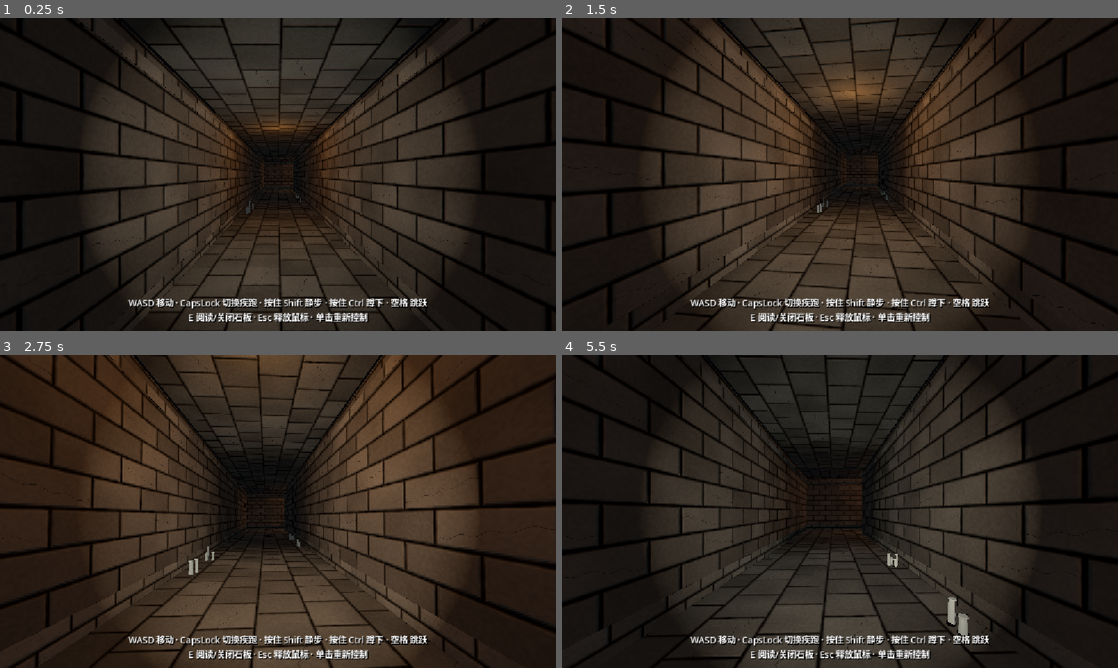
Above: before the commit, frames 1-4 (two rows, left to right).
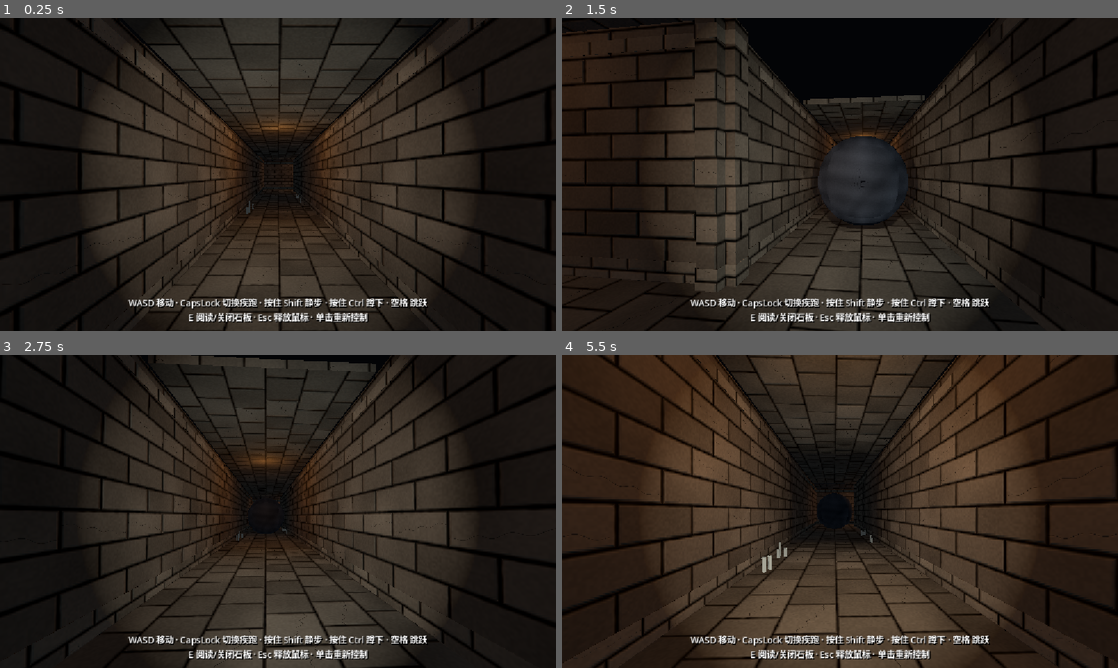
Above: after the commit, the same moments.

Repository: Baron0224/Three-Feet-Under
Game: Godot game, scene res://tomb_corridor.tscn
The game is run twice, just before and just after one commit, with the same random seed, the same clock (stepped at 60 frames per second) and the same inputs.
Inputs (mouse positions are in pixels of both pictures, inside the frame that each line leads up to):
- Up to frame 1 (0.25 s): no input
- Up to frame 2 (1.5 s): tap Enter at 0.5 s; move the mouse to (867, 174) at 0.52 s; press the mouse at (867, 174) at 0.53 s; hold W (move_forward) from 0.53 s (still down); tap Space (jump) at 0.77 s; move the mouse to (812, 174) at 1.27 s; release the mouse at (812, 174) at 1.28 s; tap Ctrl (crouch) at 1.35 s
- Up to frame 3 (2.75 s): keep holding W (move_forward); tap Space (jump) at 1.52 s; move the mouse to (289, 505) at 2.02 s; hold E (interact) from 2.03 s (still down)
- Up to frame 4 (5.5 s): keep holding W (move_forward); move the mouse to (834, 517) at 2.77 s; release E (interact) at 2.78 s; tap Shift (sneak) at 2.85 s; click (834, 517) at 2.92 s; tap Space (jump) at 3.02, 3.77, 4.52 s; move the mouse to (878, 514) at 3.52 s; press the mouse at (878, 514) at 3.53 s; move the mouse to (795, 508) at 4.27 s; release the mouse at (795, 508) at 4.28 s; tap Ctrl (crouch) at 4.35 s; move the mouse to (845, 511) at 5.02 s; hold E (interact) from 5.03 s (still down); click (845, 511) at 5.17 s

The runs differ from the first frame. In frame 1, 1.4% of the frame differs, in the area x 2-87%, y 0-100%; in frame 2, 32%; in frame 3, 41%, in the area x 0-100%, y 0-100%; in frame 4, 40%.

Commit message:
fix west boulder trap: move to player stand, slide hatch, working drop/roll
- Relocate trap root to (-28,0,-76.5) where test spawn stands
- Replace dual downward flaps with one sideways-sliding ceiling panel
- Drive drop+roll in _physics_process on Node3D (no stuck AnimatableBody)
- Rest/block at west corner; crush+respawn+quake kept

Diff:
--- a/three-feet-under/rolling_boulder_trap.gd
+++ b/three-feet-under/rolling_boulder_trap.gd
@@ -1,35 +1,39 @@
 @tool
 extends Node3D
 
-## West Corridor05 Floor003 rolling boulder: hatch opens, boulder drops+rolls E->W, seals west corner.
+## West Corridor05 Floor003 rolling boulder trap.
+## One sideways-sliding ceiling hatch -> boulder drops -> rolls E->W -> blocks west corner.
+## Must sit under unscaled tomb_corridor root (WestWing is x1.5).
 
 @export var corridor_width := 4.5
 @export var boulder_radius := 1.75
 @export var ceiling_height := 4.8
-@export var hatch_length := 5.0
-@export var panel_thickness := 0.16
+@export var hatch_length := 5.5
+@export var hatch_width := 4.3
+@export var panel_thickness := 0.18
 @export var drop_local_x := 0.0
-@export var rest_local_x := -28.5
-@export var trigger_local_x := -4.5
-@export var trigger_size := Vector3(4.5, 2.4, 4.2)
-@export var open_degrees := 105.0
-@export var open_speed := 140.0
-@export var drop_delay := 0.15
-@export var fall_speed := 18.0
-@export var roll_speed := 11.0
-@export var roll_spin_deg := 220.0
-@export var shake_drop_amp := 0.14
-@export var shake_roll_amp := 0.07
-@export var shake_drop_seconds := 0.55
+@export var rest_local_x := -26.5
+@export var trigger_local_x := 0.0
+@export var trigger_size := Vector3(4.0, 2.4, 4.0)
+@export var slide_distance := 4.6
+@export var slide_seconds := 0.55
+@export var drop_delay := 0.08
+@export var fall_seconds := 0.55
+@export var roll_speed := 12.0
+@export var roll_spin_deg := 240.0
+@export var shake_drop_amp := 0.16
+@export var shake_roll_amp := 0.08
+@export var shake_drop_seconds := 0.6
 @export var respawn_path: NodePath = NodePath("../BoulderTrapRespawn")
 @export var prompt_path: NodePath
 @export var respawn_cooldown := 0.9
 @export var disable_ceiling_path: NodePath = NodePath("../WestWing/Corridor05/Ceiling003")
 
 var _triggered := false
-var _opening := false
-var _open_t := 0.0
+var _sliding := false
+var _slide_t := 0.0
 var _dropping := false
+var _drop_t := 0.0
 var _rolling := false
 var _resting := false
 var _respawn_busy := false
@@ -38,32 +42,37 @@
 var _player: Node3D
 var _player_cam: Camera3D
 var _cam_base := Vector3.ZERO
-var _built := false
 var _rebuild_queued := false
 var _boot_done := false
 var _build_gen := 0
+
 var _trigger: Area3D
-var _north_panel: Node3D
-var _south_panel: Node3D
-var _north_body: StaticBody3D
-var _south_body: StaticBody3D
-var _boulder: AnimatableBody3D
+var _hatch: Node3D
+var _hatch_body: StaticBody3D
+var _hatch_base := Vector3.ZERO
+var _boulder: Node3D
+var _boulder_mesh: Node3D
 var _boulder_kill: Area3D
+var _boulder_block: StaticBody3D
+var _boulder_start := Vector3.ZERO
 var _prompt: Label
 var _rng := RandomNumberGenerator.new()
 var _panel_mat: Material
 var _boulder_mat: Material
 var _ceiling_patched := false
 
+
 func _ready() -> void:
 	_rng.randomize()
 	_request_rebuild(true)
 
+
 func _notification(what: int) -> void:
 	if what == NOTIFICATION_EDITOR_PRE_SAVE:
 		return
 	if what == NOTIFICATION_ENTER_TREE and Engine.is_editor_hint():
 		_request_rebuild(true)
+
 
 func _request_rebuild(from_boot: bool = false) -> void:
 	if not is_inside_tree() or _rebuild_queued:
@@ -73,6 +82,7 @@
 		call_deferred("_boot_rebuild_async")
 	else:
 		call_deferred("_rebuild_async_idle")
+
 
 func _boot_rebuild_async() -> void:
 	await get_tree().process_frame
@@ -85,13 +95,15 @@
 	if not Engine.is_editor_hint():
 		_prompt = _resolve_prompt()
 		_patch_overlapping_ceiling()
-		print("RollingBoulderTrap: ready at ", global_position)
+		print("RollingBoulderTrap: ready at ", global_position, " drop=", drop_local_x, " rest=", rest_local_x)
+
 
 func _rebuild_async_idle() -> void:
 	await get_tree().process_frame
 	_rebuild_queued = false
 	if is_inside_tree():
 		_rebuild_geometry()
+
 
 func _resolve_prompt() -> Label:
 	if prompt_path:
@@ -105,6 +117,7 @@
 			return label
 	return null
 
+
 func _patch_overlapping_ceiling() -> void:
 	if _ceiling_patched or disable_ceiling_path.is_empty():
 		return
@@ -118,37 +131,42 @@
 		body.collision_layer = 0
 		body.collision_mask = 0
 	_ceiling_patched = true
+
+
 func _make_materials() -> void:
 	var floor_mat := load("res://art/materials/floor.tres")
-	_panel_mat = floor_mat if floor_mat is Material else null
-	if _panel_mat == null:
+	if floor_mat is Material:
+		_panel_mat = floor_mat
+	else:
 		var sm := StandardMaterial3D.new()
 		sm.albedo_color = Color(0.37, 0.35, 0.30)
 		sm.roughness = 0.95
 		_panel_mat = sm
 	var rock_mat := load("res://art/materials/rock.tres")
-	_boulder_mat = rock_mat if rock_mat is Material else null
-	if _boulder_mat == null:
+	if rock_mat is Material:
+		_boulder_mat = rock_mat
+	else:
 		var bm := StandardMaterial3D.new()
 		bm.albedo_color = Color(0.42, 0.38, 0.34)
 		bm.roughness = 0.92
 		_boulder_mat = bm
 
+
 func _clear_generated() -> void:
 	for c in get_children():
 		var n := String(c.name)
-		if n in ["TriggerArea", "HatchNorth", "HatchSouth", "Boulder", "CeilingFillWest", "CeilingFillEast"] or n.ends_with("_old"):
+		if n in ["TriggerArea", "HatchPanel", "Boulder", "CeilingFillWest", "CeilingFillEast"] or n.ends_with("_old"):
 			c.name = n + "_old"
 			remove_child(c)
 			c.queue_free()
 	_trigger = null
-	_north_panel = null
-	_south_panel = null
-	_north_body = null
-	_south_body = null
+	_hatch = null
+	_hatch_body = null
 	_boulder = null
+	_boulder_mesh = null
 	_boulder_kill = null
-	_built = false
+	_boulder_block = null
+
 
 func _rebuild_geometry() -> void:
 	if not is_inside_tree():
@@ -158,9 +176,9 @@
 	_clear_generated()
 	_make_materials()
 	_build_geometry(gen)
-	_built = true
 	if not Engine.is_editor_hint():
-		_connect_runtime_signals()
+		call_deferred("_connect_runtime_signals")
+
 
 func _configure_area(area: Area3D) -> void:
 	area.collision_layer = 1
@@ -168,8 +186,10 @@
 	area.monitoring = true
 	area.monitorable = false
 
+
 func _attach(node: Node, gen: int) -> void:
 	call_deferred("_attach_now", node, gen)
+
 
 func _attach_now(node: Node, gen: int) -> void:
 	if gen != _build_gen:
@@ -182,10 +202,10 @@
 		return
 	if node.get_parent() != null:
 		node.get_parent().remove_child(node)
-	add_child.call_deferred(node)
+	add_child(node)
+
 
 func _build_geometry(gen: int) -> void:
-	var half_w := corridor_width * 0.5
 	var hatch_y := ceiling_height
 	var drop_x := drop_local_x
 	var hatch_half := hatch_length * 0.5
@@ -202,56 +222,75 @@
 	_trigger.monitoring = false
 	_attach(_trigger, gen)
 
-	var west_end := rest_local_x - boulder_radius - 0.4
-	var east_end := drop_x + hatch_half + 2.0
+	var west_end := minf(rest_local_x, drop_x) - boulder_radius - 0.5
+	var east_end := maxf(drop_x, 0.0) + hatch_half + 1.5
 	_attach(_make_fill("CeilingFillWest", west_end, drop_x - hatch_half, hatch_y), gen)
 	_attach(_make_fill("CeilingFillEast", drop_x + hatch_half, east_end, hatch_y), gen)
 
-	_north_panel = Node3D.new()
-	_north_panel.name = "HatchNorth"
-	_north_panel.position = Vector3(drop_x, hatch_y, half_w)
-	_add_panel(_north_panel, Vector3(0.0, 0.0, -half_w * 0.5), Vector3(hatch_length, panel_thickness, half_w))
-	_north_body = _north_panel.get_node("StaticBody3D")
-	_attach(_north_panel, gen)
-
-	_south_panel = Node3D.new()
-	_south_panel.name = "HatchSouth"
-	_south_panel.position = Vector3(drop_x, hatch_y, -half_w)
-	_add_panel(_south_panel, Vector3(0.0, 0.0, half_w * 0.5), Vector3(hatch_length, panel_thickness, half_w))
-	_south_body = _south_panel.get_node("StaticBody3D")
-	_attach(_south_panel, gen)
-
-	_boulder = AnimatableBody3D.new()
+	# Single horizontal sliding hatch (slides +Z into north wall recess).
+	_hatch = Node3D.new()
+	_hatch.name = "HatchPanel"
+	_hatch_base = Vector3(drop_x, hatch_y, 0.0)
+	_hatch.position = _hatch_base
+	var size := Vector3(hatch_length, panel_thickness, hatch_width)
+	var mi := MeshInstance3D.new()
+	var box := BoxMesh.new()
+	box.size = size
+	mi.mesh = box
+	mi.material_override = _panel_mat
+	_hatch.add_child(mi)
+	_hatch_body = StaticBody3D.new()
+	_hatch_body.name = "StaticBody3D"
+	_hatch_body.collision_layer = 1
+	_hatch_body.collision_mask = 1
+	var hcs := CollisionShape3D.new()
+	var hsh := BoxShape3D.new()
+	hsh.size = size
+	hcs.shape = hsh
+	_hatch_body.add_child(hcs)
+	_hatch.add_child(_hatch_body)
+	_attach(_hatch, gen)
+
+	_boulder = Node3D.new()
 	_boulder.name = "Boulder"
-	_boulder.sync_to_physics = true
-	_boulder.position = Vector3(drop_x, hatch_y + boulder_radius + 0.35, 0.0)
-	var mesh := MeshInstance3D.new()
+	_boulder_start = Vector3(drop_x, hatch_y + boulder_radius + 0.25, 0.0)
+	_boulder.position = _boulder_start
+	_boulder.visible = true
+
+	_boulder_mesh = MeshInstance3D.new()
+	_boulder_mesh.name = "Mesh"
 	var sphere := SphereMesh.new()
 	sphere.radius = boulder_radius
 	sphere.height = boulder_radius * 2.0
-	sphere.radial_segments = 18
-	sphere.rings = 10
-	mesh.mesh = sphere
-	mesh.material_override = _boulder_mat
-	_boulder.add_child(mesh)
+	sphere.radial_segments = 20
+	sphere.rings = 12
+	(_boulder_mesh as MeshInstance3D).mesh = sphere
+	(_boulder_mesh as MeshInstance3D).material_override = _boulder_mat
+	_boulder.add_child(_boulder_mesh)
+
+	_boulder_kill = Area3D.new()
+	_boulder_kill.name = "KillArea"
+	_configure_area(_boulder_kill)
+	_boulder_kill.monitoring = false
+	var kcs := CollisionShape3D.new()
+	var ksh := SphereShape3D.new()
+	ksh.radius = boulder_radius * 1.08
+	kcs.shape = ksh
+	_boulder_kill.add_child(kcs)
+	_boulder.add_child(_boulder_kill)
+
+	_boulder_block = StaticBody3D.new()
+	_boulder_block.name = "BlockBody"
+	_boulder_block.collision_layer = 0
+	_boulder_block.collision_mask = 0
 	var bcs := CollisionShape3D.new()
 	var bsh := SphereShape3D.new()
 	bsh.radius = boulder_radius
 	bcs.shape = bsh
-	_boulder.add_child(bcs)
-	_boulder_kill = Area3D.new()
-	_boulder_kill.name = "KillArea"
-	_configure_area(_boulder_kill)
-	var kcs := CollisionShape3D.new()
-	var ksh := SphereShape3D.new()
-	ksh.radius = boulder_radius * 1.05
-	kcs.shape = ksh
-	_boulder_kill.add_child(kcs)
-	_boulder.add_child(_boulder_kill)
-	_boulder.collision_layer = 0
-	_boulder.collision_mask = 0
-	_boulder_kill.monitoring = false
+	_boulder_block.add_child(bcs)
+	_boulder.add_child(_boulder_block)
 	_attach(_boulder, gen)
+
 
 func _make_fill(fill_name: String, x0: float, x1: float, y: float) -> Node3D:
 	var root := Node3D.new()
@@ -279,40 +318,99 @@
 	root.add_child(body)
 	return root
 
-func _add_panel(hinge: Node3D, mesh_pos: Vector3, size: Vector3) -> void:
-	var mi := MeshInstance3D.new()
-	var box := BoxMesh.new()
-	box.size = size
-	mi.mesh = box
-	mi.material_override = _panel_mat
-	mi.position = mesh_pos
-	hinge.add_child(mi)
-	var body := StaticBody3D.new()
-	body.name = "StaticBody3D"
-	body.collision_layer = 1
-	body.collision_mask = 1
-	var cs := CollisionShape3D.new()
-	var shape := BoxShape3D.new()
-	shape.size = size
-	cs.shape = shape
-	cs.position = mesh_pos
-	body.add_child(cs)
-	hinge.add_child(body)
 
 func _connect_runtime_signals() -> void:
-	if _trigger and not _trigger.body_entered.is_connected(_on_trigger):
-		_trigger.body_entered.connect(_on_trigger)
-		_trigger.set_deferred("monitoring", true)
+	if Engine.is_editor_hint():
+		return
+	if _trigger:
+		if not _trigger.body_entered.is_connected(_on_trigger):
+			_trigger.body_entered.connect(_on_trigger)
+		_trigger.monitoring = true
 	if _boulder_kill and not _boulder_kill.body_entered.is_connected(_on_boulder_hit):
 		_boulder_kill.body_entered.connect(_on_boulder_hit)
 
-func _physics_process(_delta: float) -> void:
-	if Engine.is_editor_hint() or _triggered or _trigger == null or not _trigger.monitoring:
-		return
-	for body in _trigger.get_overlapping_bodies():
-		if body.is_in_group("player"):
-			_on_trigger(body)
-			return
+
+func _physics_process(delta: float) -> void:
+	if Engine.is_editor_hint():
+		return
+	if not _triggered and _trigger != null and _trigger.monitoring:
+		for body in _trigger.get_overlapping_bodies():
+			if body.is_in_group("player"):
+				_on_trigger(body)
+				break
+
+	if _sliding and is_instance_valid(_hatch):
+		_slide_t = move_toward(_slide_t, 1.0, delta / maxf(slide_seconds, 0.05))
+		var z := lerpf(0.0, slide_distance, _slide_t)
+		_hatch.position = _hatch_base + Vector3(0.0, 0.0, z)
+		if _slide_t >= 1.0:
+			_sliding = false
+			if _hatch_body:
+				_hatch_body.collision_layer = 0
+				_hatch_body.collision_mask = 0
+			if _prompt:
+				_prompt.text = "Boulder!"
+			_begin_drop()
+
+	if _dropping and is_instance_valid(_boulder):
+		_drop_t = move_toward(_drop_t, 1.0, delta / maxf(fall_seconds, 0.05))
+		var floor_y := boulder_radius + 0.02
+		var y := lerpf(_boulder_start.y, floor_y, _ease_in(_drop_t))
+		_boulder.position = Vector3(drop_local_x, y, 0.0)
+		_boulder_mesh.rotate_z(deg_to_rad(roll_spin_deg * 0.4) * delta)
+		if _drop_t >= 1.0:
+			_dropping = false
+			_boulder.position = Vector3(drop_local_x, floor_y, 0.0)
+			_rolling = true
+			_begin_shake(shake_roll_amp, 2.8)
+			if _prompt:
+				_prompt.text = "Run!"
+			print("RollingBoulderTrap: rolling start")
+
+	if _rolling and is_instance_valid(_boulder):
+		var pos := _boulder.position
+		var dir := -1.0 if rest_local_x < drop_local_x else 1.0
+		pos.x = move_toward(pos.x, rest_local_x, roll_speed * delta)
+		pos.y = boulder_radius + 0.02
+		pos.z = 0.0
+		_boulder.position = pos
+		_boulder_mesh.rotate_z(deg_to_rad(roll_spin_deg) * delta * dir)
+		_begin_shake(shake_roll_amp, 0.25)
+		if absf(pos.x - rest_local_x) <= 0.05:
+			_rolling = false
+			_resting = true
+			_boulder.position = Vector3(rest_local_x, boulder_radius + 0.02, 0.0)
+			if _boulder_block:
+				_boulder_block.collision_layer = 1
+				_boulder_block.collision_mask = 1
+			if _boulder_kill:
+				_boulder_kill.monitoring = false
+			_begin_shake(shake_drop_amp * 0.5, 0.4)
+			if _prompt:
+				_prompt.text = "Path sealed."
+				_hide_prompt_later(1.2)
+			print("RollingBoulderTrap: resting at ", _boulder.global_position)
+
+
+func _process(delta: float) -> void:
+	if Engine.is_editor_hint():
+		return
+	if _shake_left > 0.0 and _player_cam and is_instance_valid(_player_cam):
+		_shake_left = maxf(0.0, _shake_left - delta)
+		var damp := clampf(_shake_left / 0.6, 0.0, 1.0)
+		var a := _shake_amp * (0.35 + 0.65 * damp)
+		_player_cam.position = _cam_base + Vector3(
+			_rng.randf_range(-a, a),
+			_rng.randf_range(-a * 0.6, a * 0.6),
+			_rng.randf_range(-a * 0.4, a * 0.4)
+		)
+		if _shake_left <= 0.0:
+			_player_cam.position = _cam_base
+
+
+func _ease_in(t: float) -> float:
+	return t * t
+
 
 func _on_trigger(body: Node) -> void:
 	if Engine.is_editor_hint() or _triggered:
@@ -322,13 +420,14 @@
 	_triggered = true
 	_player = body as Node3D
 	_bind_camera(_player)
-	print("RollingBoulderTrap: triggered")
+	print("RollingBoulderTrap: triggered at ", _player.global_position)
 	if _prompt:
 		_prompt.visible = true
-		_prompt.text = "The ceiling cracks..."
-	_opening = true
-	_open_t = 0.0
-	_begin_shake(shake_drop_amp, shake_drop_seconds + 0.35)
+		_prompt.text = "The ceiling slides open..."
+	_sliding = true
+	_slide_t = 0.0
+	_begin_shake(shake_drop_amp * 0.7, slide_seconds + 0.2)
+
 
 func _bind_camera(p: Node3D) -> void:
 	if p == null:
@@ -338,91 +437,30 @@
 		_player_cam = cam
 		_cam_base = cam.position
 
+
 func _begin_shake(amp: float, seconds: float) -> void:
 	_shake_amp = amp
 	_shake_left = maxf(_shake_left, seconds)
+
 
 func _hide_prompt_later(delay: float) -> void:
 	await get_tree().create_timer(delay).timeout
 	if _prompt and _resting:
 		_prompt.visible = false
 
-func _start_drop() -> void:
+
+func _begin_drop() -> void:
 	await get_tree().create_timer(drop_delay).timeout
 	if not is_instance_valid(_boulder):
 		return
 	_dropping = true
-	_boulder.collision_layer = 1
-	_boulder.collision_mask = 1
+	_drop_t = 0.0
+	_boulder.visible = true
 	if _boulder_kill:
-		_boulder_kill.set_deferred("monitoring", true)
+		_boulder_kill.monitoring = true
 	_begin_shake(shake_drop_amp, shake_drop_seconds)
-func _process(delta: float) -> void:
-	if Engine.is_editor_hint():
-		return
-	if _shake_left > 0.0 and _player_cam and is_instance_valid(_player_cam):
-		_shake_left = maxf(0.0, _shake_left - delta)
-		var damp := clampf(_shake_left / 0.6, 0.0, 1.0)
-		var a := _shake_amp * (0.35 + 0.65 * damp)
-		_player_cam.position = _cam_base + Vector3(_rng.randf_range(-a, a), _rng.randf_range(-a * 0.6, a * 0.6), _rng.randf_range(-a * 0.4, a * 0.4))
-		if _shake_left <= 0.0:
-			_player_cam.position = _cam_base
-
-	if _opening:
-		_open_t = move_toward(_open_t, 1.0, (open_speed / maxf(open_degrees, 1.0)) * delta)
-		var ang := deg_to_rad(open_degrees * _open_t)
-		if is_instance_valid(_north_panel):
-			_north_panel.rotation.x = -ang
-		if is_instance_valid(_south_panel):
-			_south_panel.rotation.x = ang
-		if _open_t >= 1.0:
-			_opening = false
-			if _north_body:
-				_north_body.collision_layer = 0
-				_north_body.collision_mask = 0
-			if _south_body:
-				_south_body.collision_layer = 0
-				_south_body.collision_mask = 0
-			if _prompt:
-				_prompt.text = "Boulder!"
-			_start_drop()
-
-	if _dropping and is_instance_valid(_boulder):
-		var floor_y := boulder_radius + 0.02
-		var pos := _boulder.position
-		pos.y = move_toward(pos.y, floor_y, fall_speed * delta)
-		pos.x = move_toward(pos.x, drop_local_x, 2.0 * delta)
-		_boulder.position = pos
-		_boulder.rotation.z += deg_to_rad(roll_spin_deg * 0.35) * delta
-		if absf(pos.y - floor_y) <= 0.03:
-			_dropping = false
-			_boulder.position = Vector3(drop_local_x, floor_y, 0.0)
-			_rolling = true
-			_begin_shake(shake_roll_amp, 2.5)
-			if _prompt:
-				_prompt.text = "Run!"
-
-	if _rolling and is_instance_valid(_boulder):
-		var pos2 := _boulder.position
-		var dir := -1.0 if rest_local_x < drop_local_x else 1.0
-		pos2.x = move_toward(pos2.x, rest_local_x, roll_speed * delta)
-		pos2.y = boulder_radius + 0.02
-		pos2.z = 0.0
-		_boulder.position = pos2
-		_boulder.rotation.z += deg_to_rad(roll_spin_deg) * delta * dir
-		_begin_shake(shake_roll_amp, 0.2)
-		if absf(pos2.x - rest_local_x) <= 0.04:
-			_rolling = false
-			_resting = true
-			_boulder.position = Vector3(rest_local_x, boulder_radius + 0.02, 0.0)
-			_boulder.collision_layer = 1
-			_boulder.collision_mask = 1
-			if _boulder_kill:
-				_boulder_kill.monitoring = false
-			_begin_shake(shake_drop_amp * 0.6, 0.35)
-			if _prompt:
-				_prompt.text = "Path sealed."
-				_hide_prompt_later(1.1)
+	print("RollingBoulderTrap: dropping")
+
 
 func _on_boulder_hit(body: Node) -> void:
 	if Engine.is_editor_hint() or _resting:
@@ -431,6 +469,7 @@
 		return
 	if body.is_in_group("player"):
 		_respawn(body)
+
 
 func _respawn(body: Node) -> void:
 	if Engine.is_editor_hint() or _respawn_busy or not is_instance_valid(body):
--- a/three-feet-under/rolling_boulder_trap.tscn
+++ b/three-feet-under/rolling_boulder_trap.tscn
@@ -7,7 +7,7 @@
 corridor_width = 4.5
 boulder_radius = 1.75
 ceiling_height = 4.8
-hatch_length = 5.0
+hatch_length = 5.5
 drop_local_x = 0.0
-rest_local_x = -28.5
-trigger_local_x = -4.5
+rest_local_x = -26.5
+trigger_local_x = 0.0
--- a/three-feet-under/tomb_corridor.tscn
+++ b/three-feet-under/tomb_corridor.tscn
@@ -6287,10 +6287,10 @@
 omni_range = 12.0
 
 [node name="RollingBoulderTrap" parent="." instance=ExtResource("RollingBoulder")]
-transform = Transform3D(1, 0, 0, 0, 1, 0, 0, 0, 1, -26, 0, -76.5)
+transform = Transform3D(1, 0, 0, 0, 1, 0, 0, 0, 1, -28, 0, -76.5)
 
 [node name="BoulderTrapRespawn" type="Marker3D" parent="."]
-transform = Transform3D(1, 0, 0, 0, 1, 0, 0, 0, 1, -24, 1.2, -72)
+transform = Transform3D(1, 0, 0, 0, 1, 0, 0, 0, 1, -22, 1.2, -76.5)
 
 [node name="BoulderTrapTestSpawn" type="Marker3D" parent="."]
 transform = Transform3D(0, 0, 1, 0, 1, 0, -1, 0, 0, -28, 1.2, -76.5)
